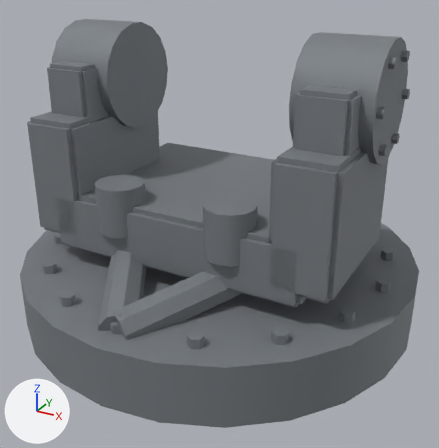
The glTF model prototype/assets/models/parts/ion_cannon_mount.glb as it was, and as the next commit left it.
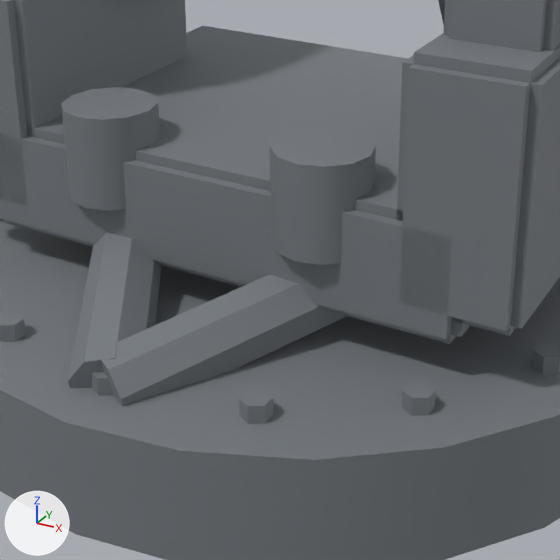
Each version is shown whole from a camera (50 mm lens) standing at (0.58, -1.055, 0.709) and looking at (0.02, -0.036, 0.2), then close up on the part from 14% to 80% of the width and 29% to 94% of the height. Lighting does not change. The marker at lower left points along +X, +Y and +Z. The last two pictures show the newer version. Vertices at exactly the same position are counted once.

Objects in the first close-up: 'ion_cannon_mount'.
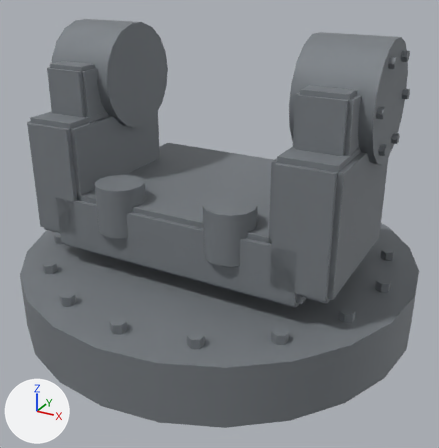
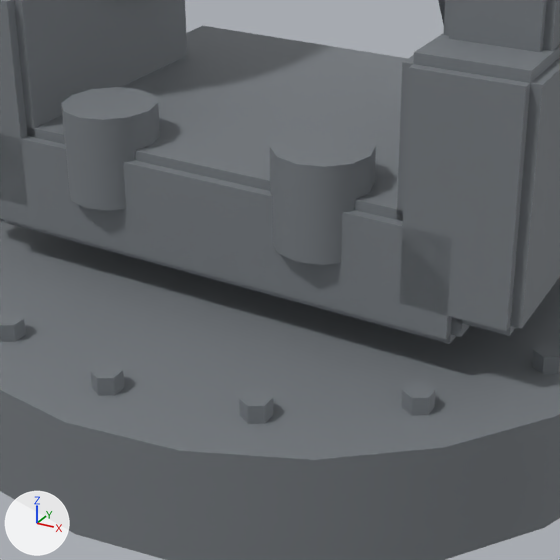
Boxes [x1, y1, x2, y2] around the edits, measured in the close-ups (560 x 560 px):
part 1 of me_ion_cannon_mount_mesh, deleted
    before: [96, 274, 346, 406]
part 2 of me_ion_cannon_mount_mesh, deleted
    before: [68, 233, 161, 388]

The change, as a diff of the scene's bpy script:
```diff
--- a/prototype/assets/models/parts/ion_cannon_mount.glb.py
+++ b/prototype/assets/models/parts/ion_cannon_mount.glb.py
@@ me_ion_cannon_mount_mesh @@
 # used by ob_ion_cannon_mount; location = (0.0, 0.0, 0.0)
-me_ion_cannon_mount_mesh.from_pydata(...)  # 696 vertices, 1232 faces; spans x -0.42..0.42, y -0.42..0.42, z 0.0..0.586
+me_ion_cannon_mount_mesh.from_pydata(...)  # 664 vertices, 1176 faces; spans x -0.42..0.42, y -0.42..0.42, z 0.0..0.586
+# me_ion_cannon_mount_mesh part 1: the loose piece of 16 vertices spanning x -0.029..0.209, y -0.379..-0.041, z 0.086..0.214 is deleted
+# me_ion_cannon_mount_mesh part 2: the loose piece of 16 vertices spanning x -0.209..0.029, y -0.379..-0.041, z 0.086..0.214 is deleted
+# other edits to the shape of me_ion_cannon_mount_mesh do not show in these pictures
 me_ion_cannon_mount_mesh.materials.append(mat_ion_cannon_mount_mat)
```
